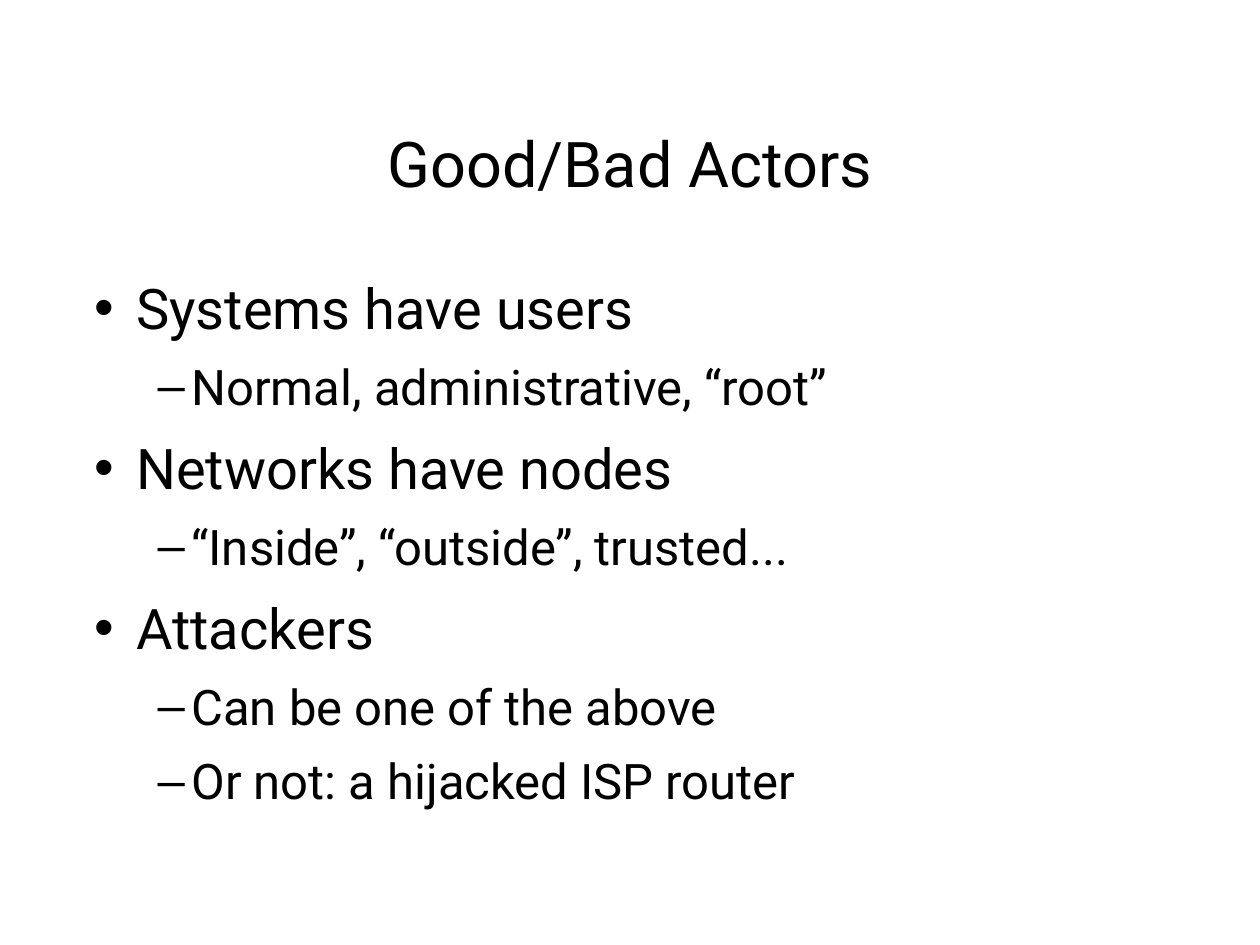
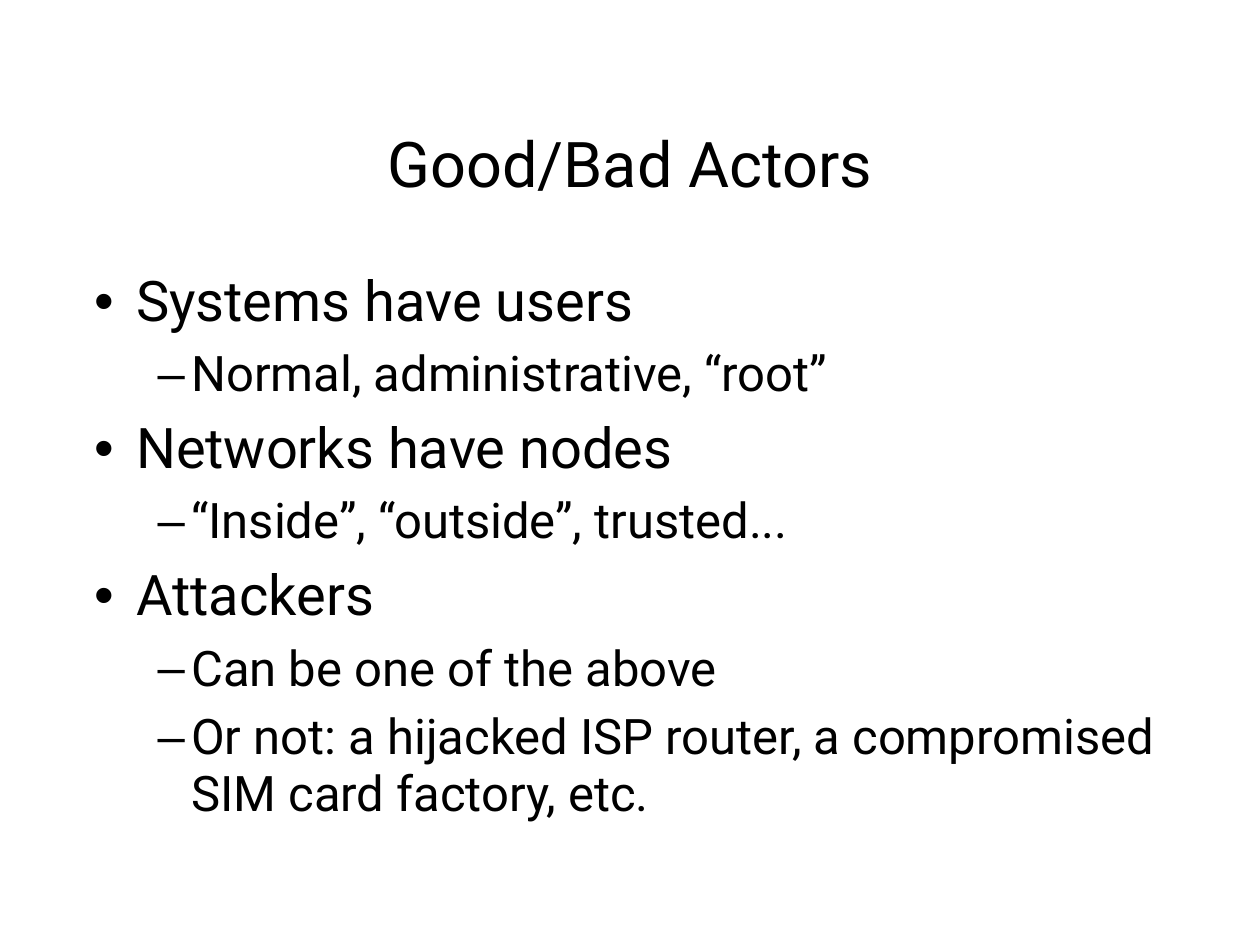
Before and after one commit to sftcd/cs7053, a slide deck: slide 13 of 2016lectures/01-intro.ppt (slide 12 before the commit). Drawn at 1260x945 pixels with LibreOffice and Linux fonts; fonts in the diff are those of the drawing. Boxes give left, top, right and bottom in pixels: in the first picture for what was removed or moved away, otherwise in the second. Text is boxed around its words. In the diff, an @@ line names an element or a change of style, - is before the commit and + after.

```diff
--- a/2016lectures/01-intro.ppt
+++ b/2016lectures/01-intro.ppt
@@ text at <box>136,279,827,687</box>: line spacing 1.01 to 0.91; line spacing 1.06 to 0.96 @@
@@ text at <box>191,717,1154,822</box>: text changed @@
-  – Or not: a hijacked ISP router
+  – Or not: a hijacked ISP router, a compromised SIM card factory, etc.
```
Also in this commit, not shown: 7 other slides changed, 2 slides added, 9 other files.
